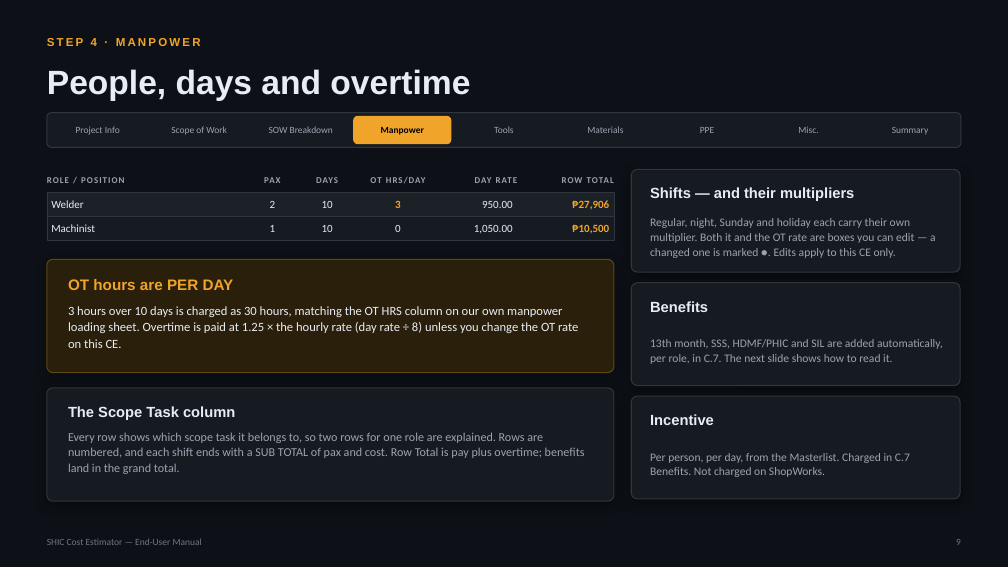
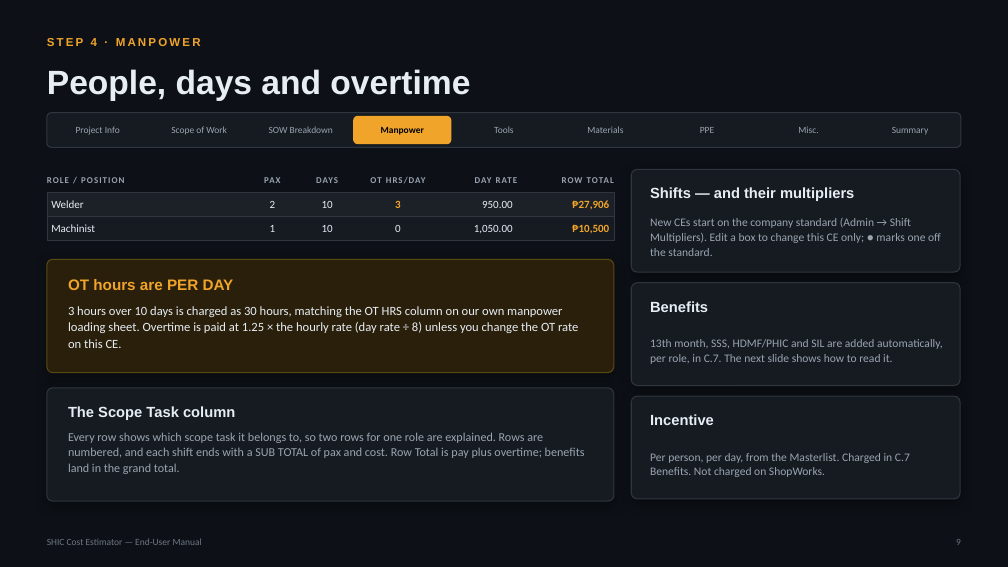
Before and after one commit to SYNERCORE/CostEstimation, a slide deck: slide 9 of docs/SHIC-Cost-Estimator-User-Manual.pptx. Drawn at 1008x567 pixels with LibreOffice and Linux fonts; fonts in the diff are those of the drawing. Boxes give left, top, right and bottom in pixels: in the first picture for what was removed or moved away, otherwise in the second. Text is boxed around its words. In the diff, an @@ line names an element or a change of style, - is before the commit and + after.

```diff
--- a/docs/SHIC-Cost-Estimator-User-Manual.pptx
+++ b/docs/SHIC-Cost-Estimator-User-Manual.pptx
@@ text at (650,218,941,256): text changed @@
-Regular, night, Sunday and holiday each carry their own multiplier. Both it and the OT rate are boxes you can edit — a changed one is marked ●. Edits apply to this CE only.
+New CEs start on the company standard (Admin → Shift Multipliers). Edit a box to change this CE only; ● marks one off the standard.
```
Also in this commit, not shown: 3 other slides changed.
